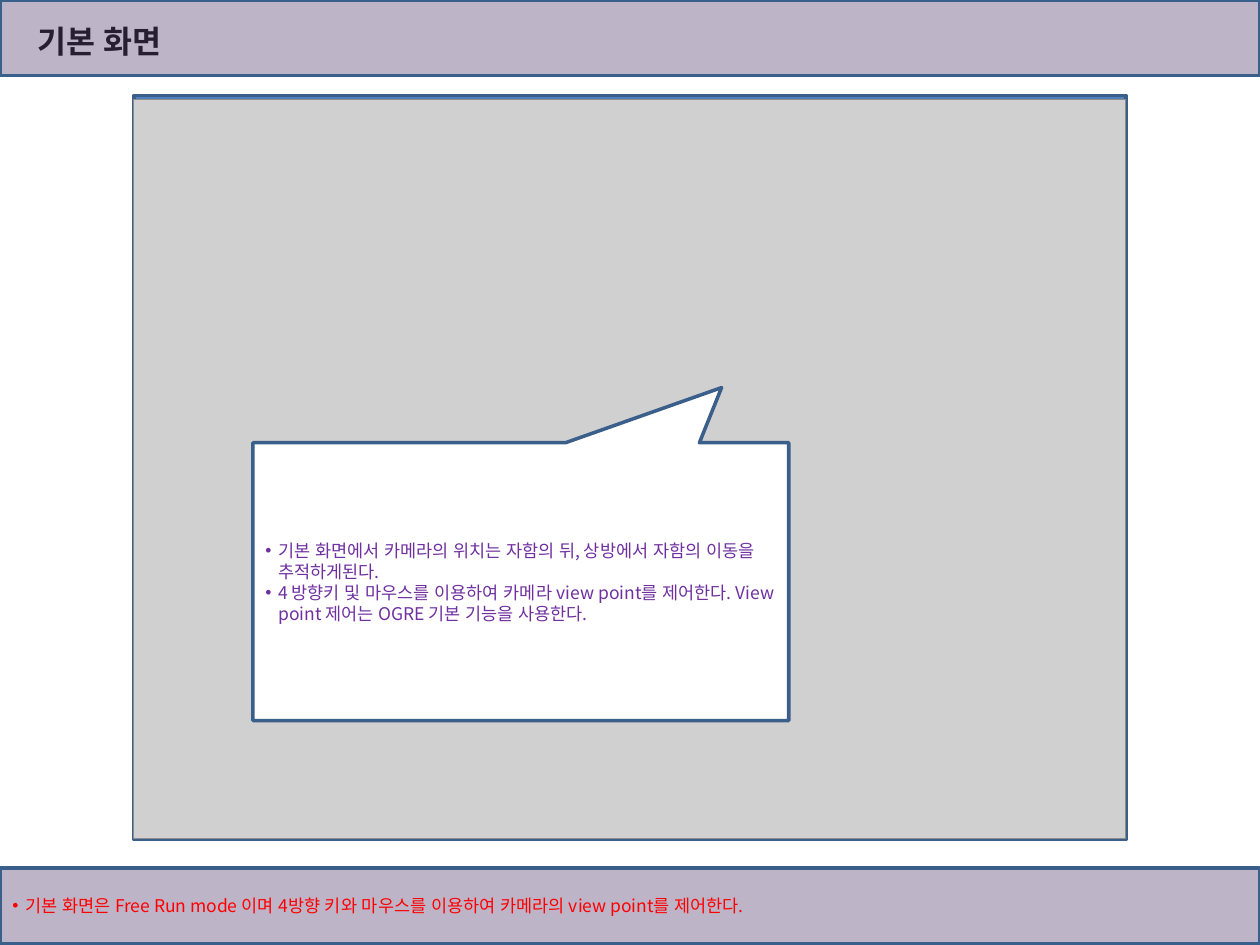
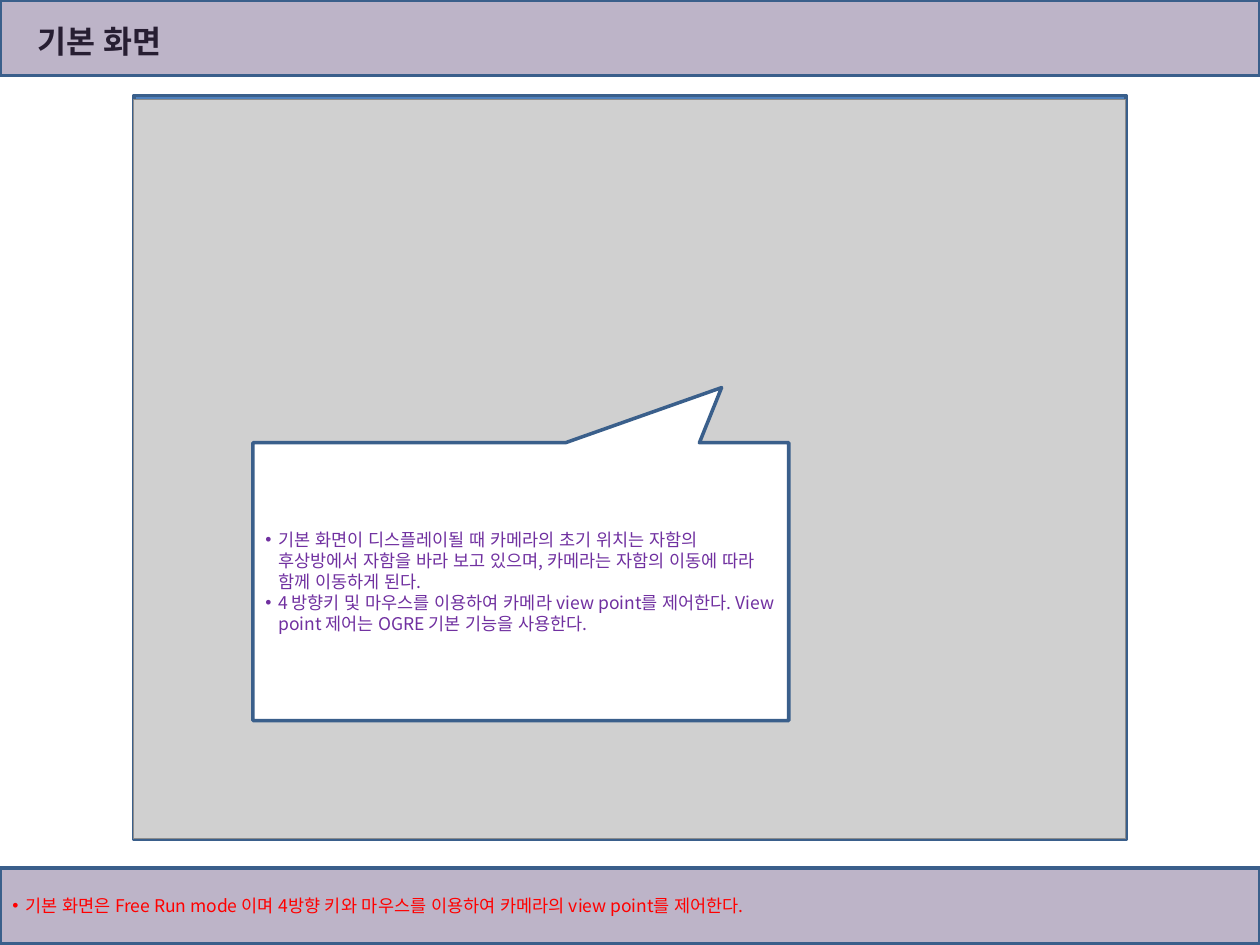
Before and after one commit to uglyduck68/hedgehop, a slide deck: slide 5 of 화면 모드.pptx (slide 4 before the commit). Drawn at 1260x945 pixels with LibreOffice and Linux fonts; fonts in the diff are those of the drawing; grey boxes stand for pictures. Boxes give left, top, right and bottom in pixels: in the first picture for what was removed or moved away, otherwise in the second. Text is boxed around its words. In the diff, an @@ line names an element or a change of style, - is before the commit and + after.

```diff
--- a/화면 모드.pptx
+++ b/화면 모드.pptx
@@ text in speech box at box(278, 531, 754, 590): text changed @@
-• 기본 화면에서 카메라의 위치는 자함의 뒤, 상방에서 자함의 이동을 추적하게된다.
+• 기본 화면이 디스플레이될 때 카메라의 초기 위치는 자함의 후상방에서 자함을 바라 보고 있으며, 카메라는 자함의 이동에 따라 함께 이동하게 된다.
```
Also in this commit, not shown: 3 other slides changed, 1 slide added, 4 other files.
